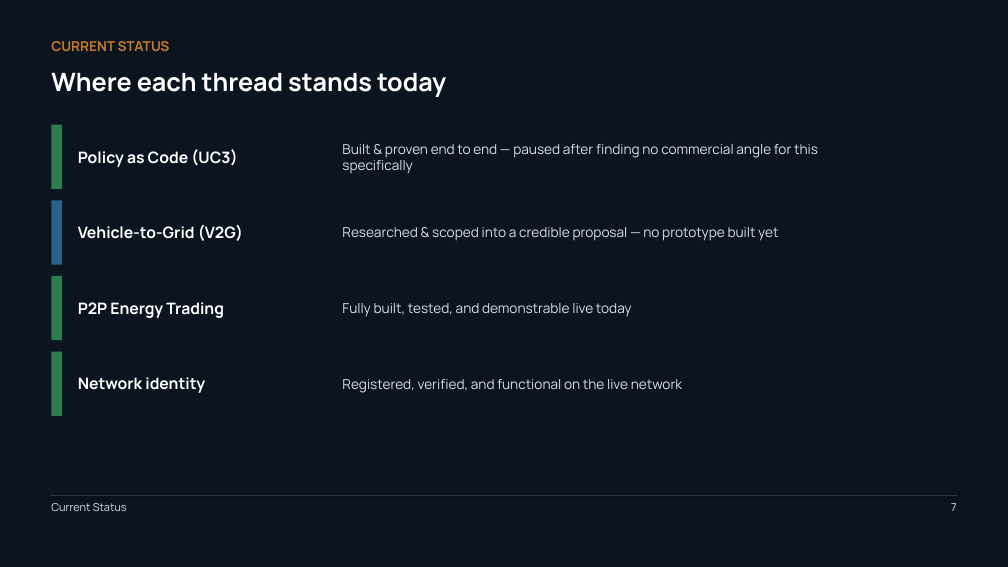
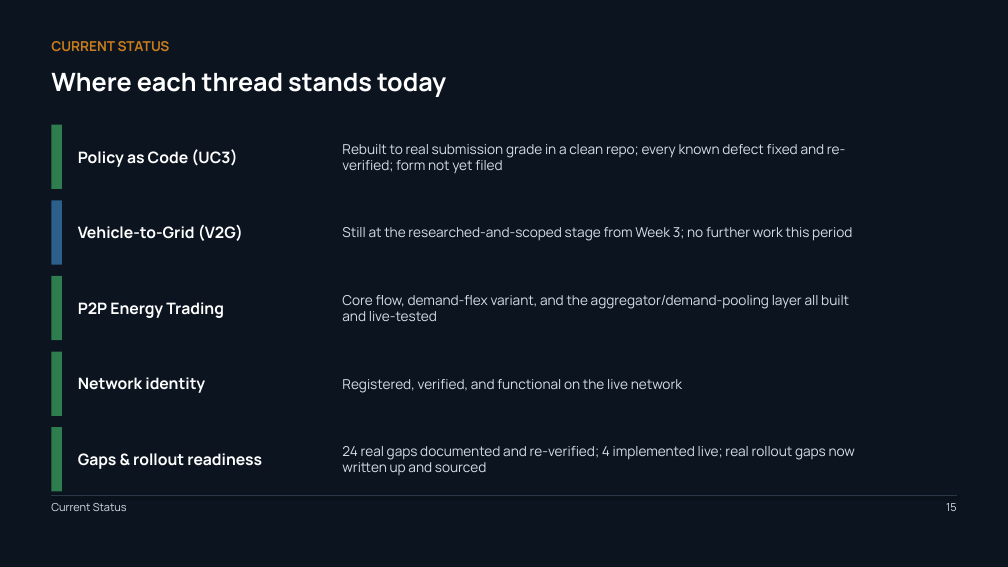
Before and after one commit to Sanjay-dev22/personal-deg, a slide deck: slide 15 of work-record/DEG-IES-Work-Record.pptx (slide 7 before the commit). Drawn at 1008x567 pixels with LibreOffice and Linux fonts; fonts in the diff are those of the drawing. Boxes give left, top, right and bottom in pixels: in the first picture for what was removed or moved away, otherwise in the second. Text is boxed around its words. In the diff, an @@ line names an element or a change of style, - is before the commit and + after.

```diff
--- a/work-record/DEG-IES-Work-Record.pptx
+++ b/work-record/DEG-IES-Work-Record.pptx
@@ text at [342, 144, 845, 173]: text changed @@
-Built & proven end to end — paused after finding no commercial angle for this specifically
+Rebuilt to real submission grade in a clean repo; every known defect fixed and re-verified; form not yet filed
@@ text at [342, 227, 852, 241]: text changed @@
-Researched & scoped into a credible proposal — no prototype built yet
+Still at the researched-and-scoped stage from Week 3; no further work this period
@@ text at [342, 295, 849, 321]: text changed @@
-Fully built, tested, and demonstrable live today
+Core flow, demand-flex variant, and the aggregator/demand-pooling layer all built and live-tested
@@ rectangle added at [51, 427, 62, 492], fill #2E7D4F @@
@@ text added at [342, 446, 855, 475], 13 pt, text #D6DEE6 @@
+24 real gaps documented and re-verified; 4 implemented live; real rollout gaps now written up and sourced
@@ text added at [78, 453, 262, 469], 15 pt, text #FFFFFF, bold @@
+Gaps & rollout readiness
@@ text at [946, 503, 957, 511]: text changed @@
-7
+15
```
Also in this commit, not shown: 1 other slide changed, 8 slides added, 2 other files.
